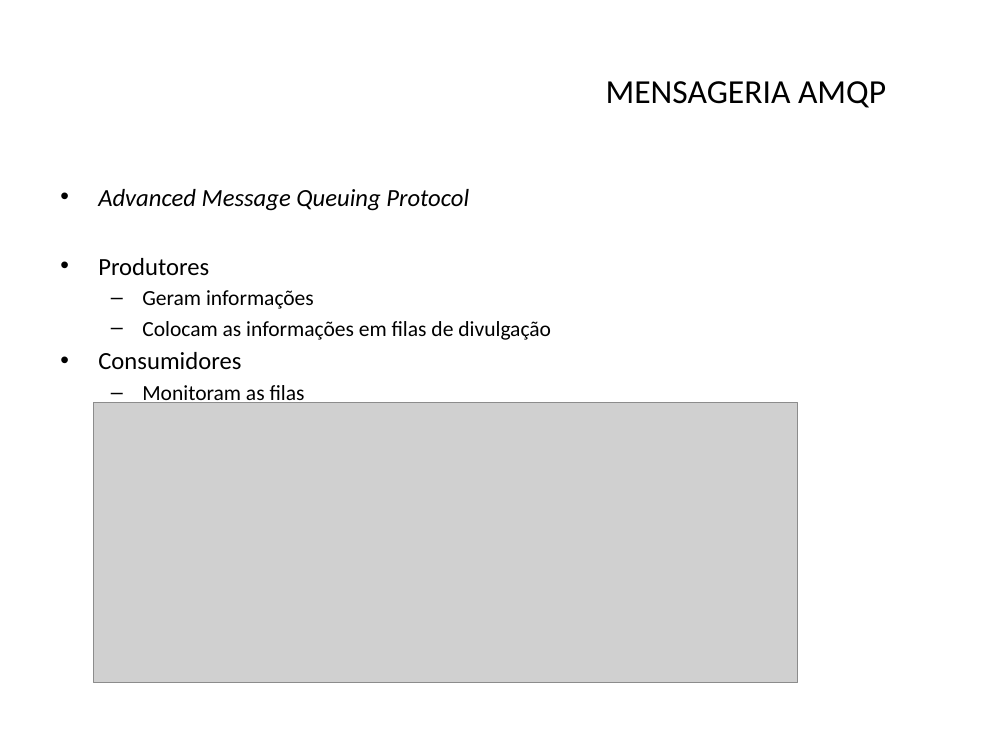
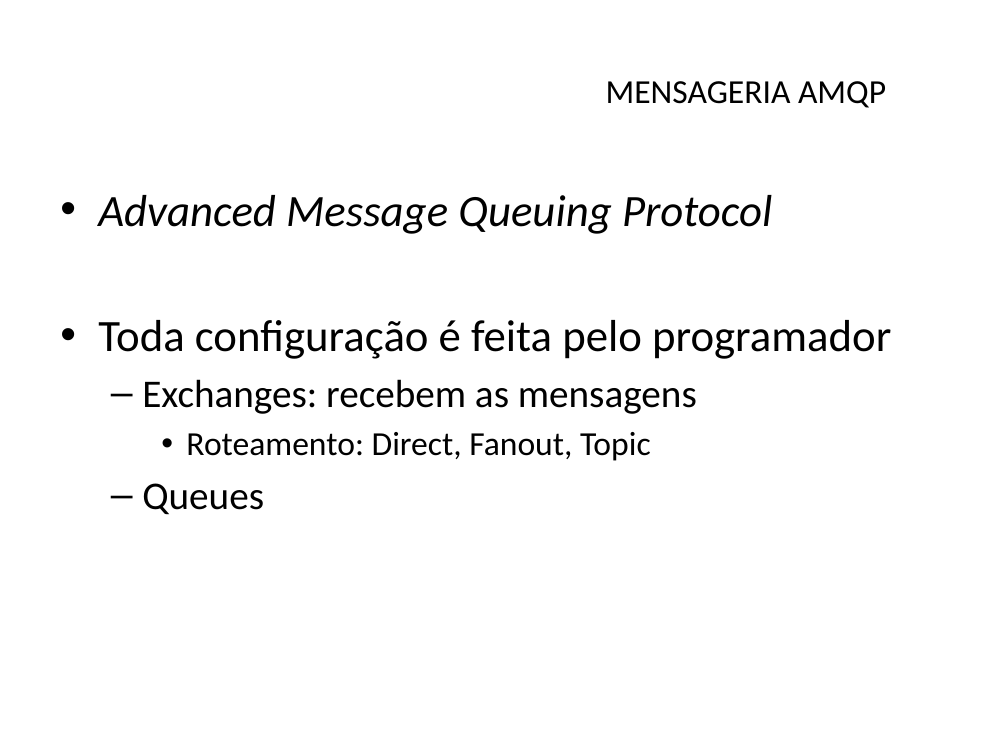
Before and after one commit to julianobrasil/servicos-pos-unialfa, a slide deck: slide 22 of slides/Arquitetura Orientada a Serviços.pptx. Drawn at 1008x756 pixels with LibreOffice and Linux fonts; fonts in the diff are those of the drawing; grey boxes stand for pictures; background and template pictures are left out. Boxes give left, top, right and bottom in pixels: in the first picture for what was removed or moved away, otherwise in the second. Text is boxed around its words. In the diff, an @@ line names an element or a change of style, - is before the commit and + after.

Commit message:
atualizacao de slides

```diff
--- a/slides/Arquitetura Orientada a Serviços.pptx
+++ b/slides/Arquitetura Orientada a Serviços.pptx
@@ text at <box>98,195,772,234</box>: size 17.6 to 32 pt in "Advanced Message Queuing Protocol"; more space between paragraphs @@
@@ text at <box>98,320,891,515</box>: text changed; size 15.4 to 32 pt @@
-• Produtores
-  – Geram informações
-  – Colocam as informações em filas de divulgação
-• Consumidores
-  – Monitoram as filas
-  – Consomem as mensagens
+• Toda configuração é feita pelo programador
+  – Exchanges: recebem as mensagens
+    • Roteamento: Direct, Fanout, Topic
+  – Queues
@@ picture removed at <box>94,402,798,682</box> @@
```
